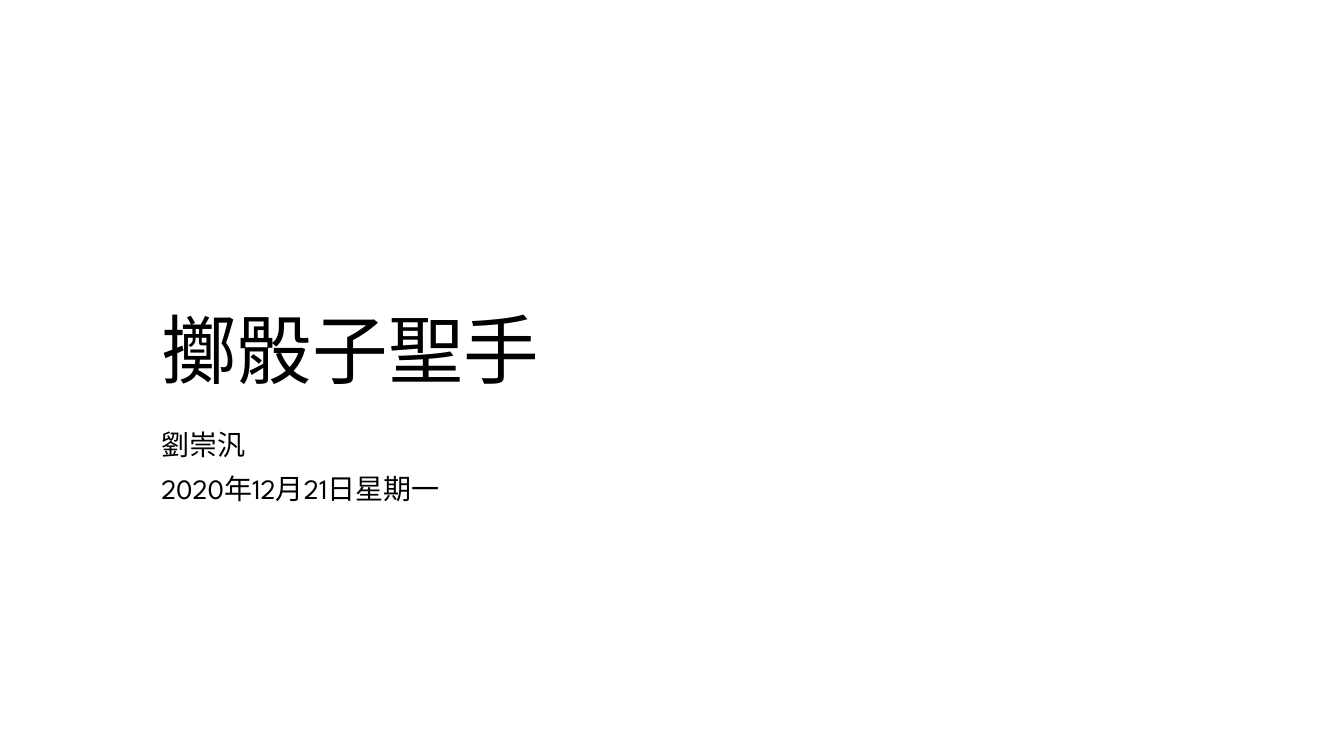
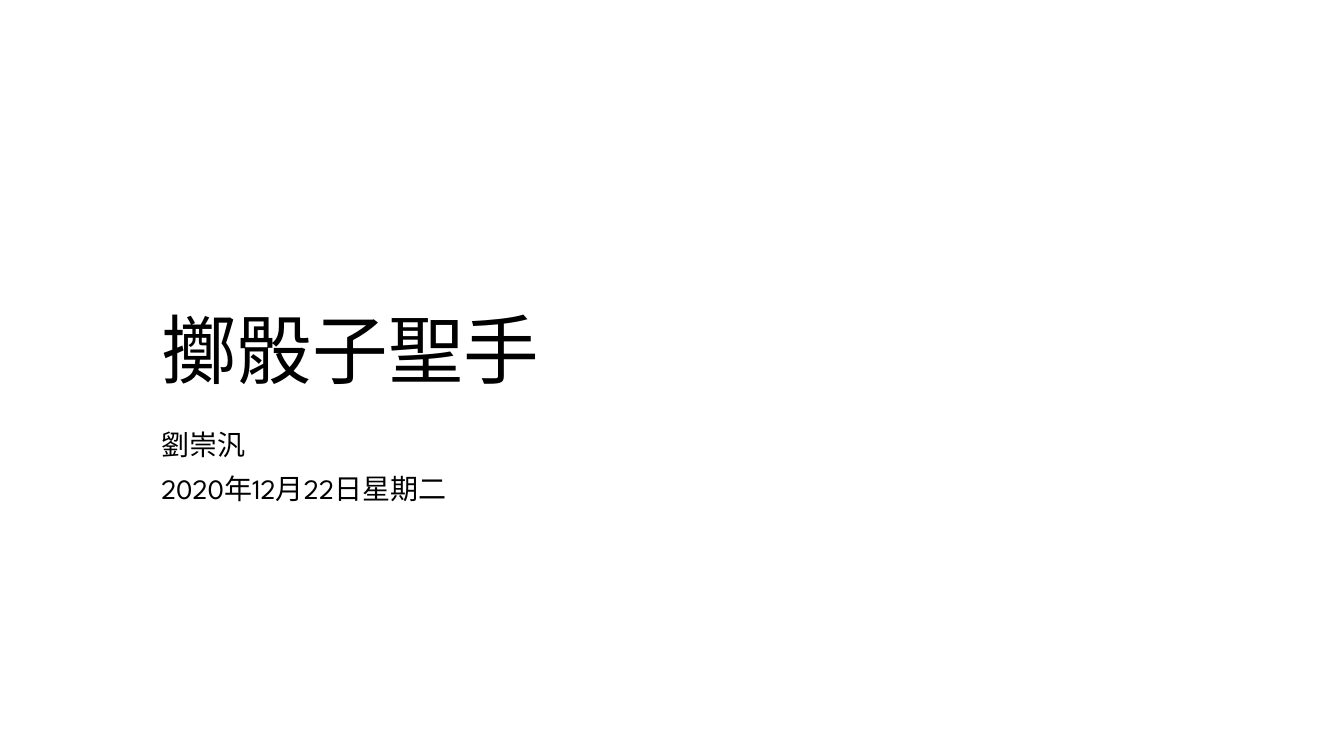
Before and after one commit to liulawsi/My_PPTs, a slide deck: slide 1 of CHING JIAN/AppInventor/04_擲骰子聖手.pptx. Drawn at 1344x756 pixels with LibreOffice and Linux fonts; fonts in the diff are those of the drawing; background and template pictures are left out. Boxes give left, top, right and bottom in pixels: in the first picture for what was removed or moved away, otherwise in the second. Text is boxed around its words. In the diff, an @@ line names an element or a change of style, - is before the commit and + after.

```diff
--- a/CHING JIAN/AppInventor/04_擲骰子聖手.pptx
+++ b/CHING JIAN/AppInventor/04_擲骰子聖手.pptx
@@ subtitle at (x1=161, y1=475, x2=446, y2=502): text changed @@
-2020年12月21日星期一
+2020年12月22日星期二
```
Also in this commit, not shown: 1 other slide changed, 2 slides added, 1 other file.
